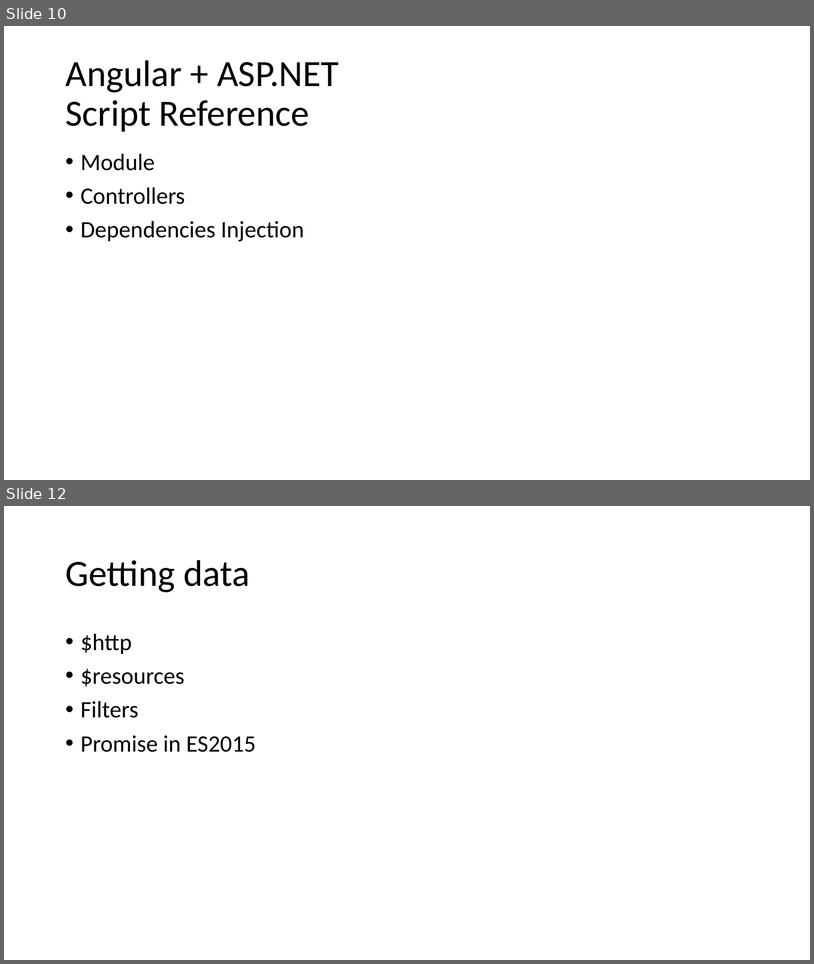
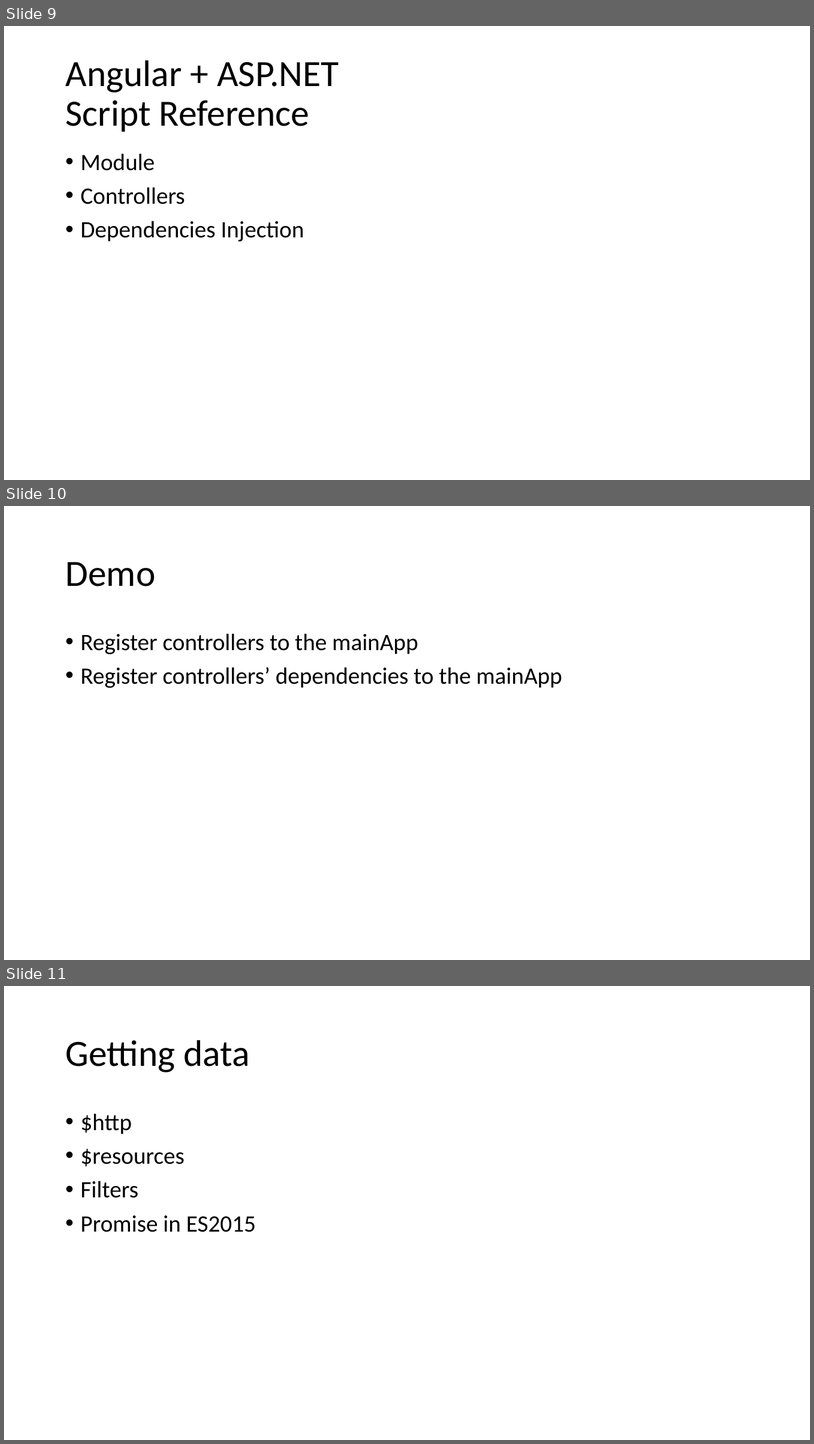
Before and after one commit to JuntaoWu/AngularSPA, a slide deck: AngularJS.pptx. Shown one above the other, each under a label of ours: slides 10 and 12 before the commit, slides 9, 10 and 11 after it; the slides between them are not shown. The pictures are 814x964 and 814x1444 pixels, drawn with LibreOffice and Linux fonts; fonts in the diff are those of the drawing. Boxes give left, top, right and bottom in pixels: in the first picture for what was removed or moved away, otherwise in the second. Text is boxed around its words. In the diff, an @@ line names an element or a change of style, - is before the commit and + after.

```diff
--- a/AngularJS.pptx
+++ b/AngularJS.pptx
@@ slide 10 added at [4,506,810,960], background #FFFFFF @@
@@ title added at [65,562,155,586], 44 pt, text #000000 @@
+Demo
@@ text added at [81,633,562,688], 28 pt, text #000000 @@
+• Register controllers to the mainApp
+• Register controllers’ dependencies to the mainApp
@@ what was slide 10 is now slide 9 @@
@@ what was slide 12 is now slide 11 @@
```
Also in this commit, not shown: 1 slide changed, 2 other slides added, 4 slides removed.
